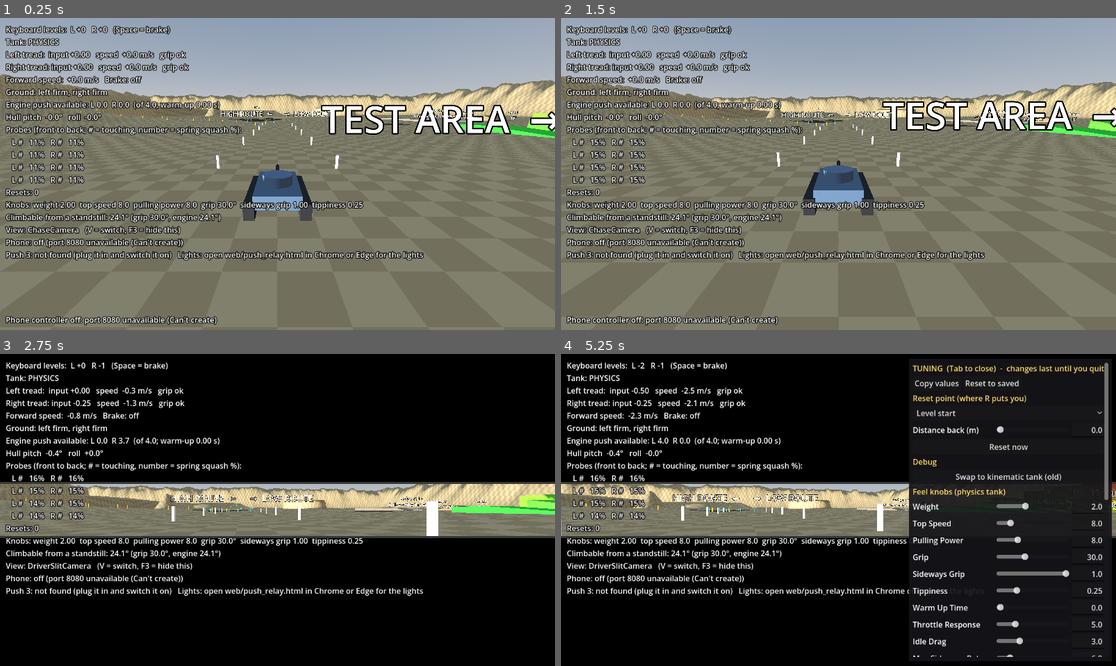
Above: before the commit, frames 1-4 (two rows, left to right).
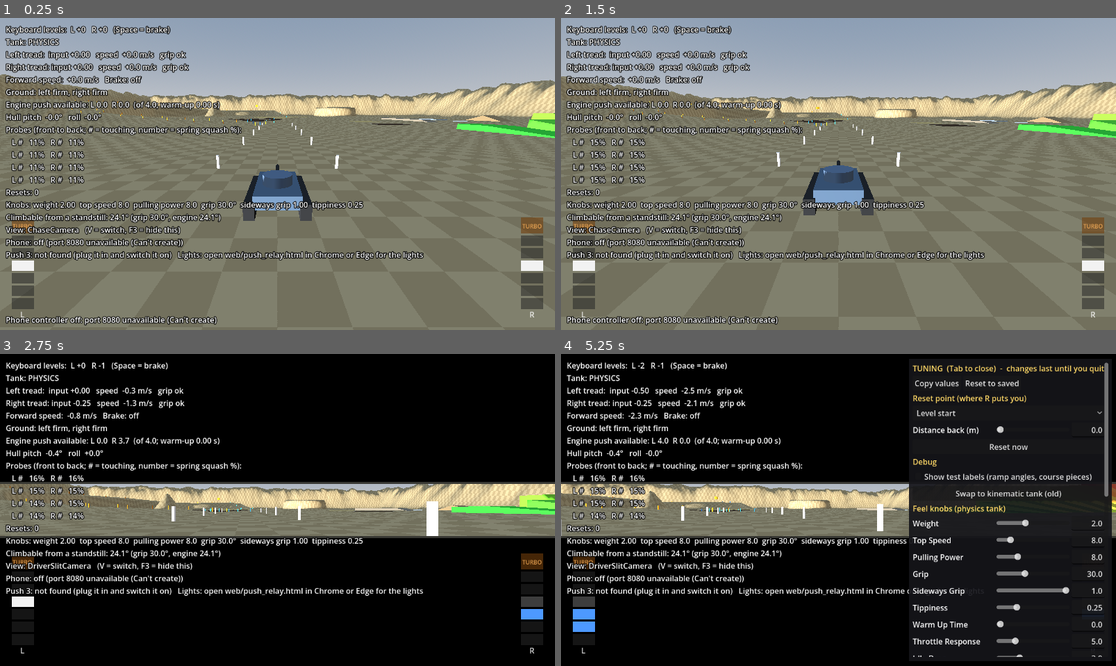
Above: after the commit, the same moments.

Repository: Kickpunch3r/tank-game
Game: Godot game, scene res://levels/proving_ground/proving_ground.tscn
Two runs of this game, one before a commit and one after it. Both use one fixed random seed, a clock stepped at 60 frames per second and the inputs below.
Inputs (mouse positions are in pixels of both pictures, inside the frame that each line leads up to):
- Up to frame 1 (0.25 s): no input
- Up to frame 2 (1.5 s): move the mouse to (960, 158) at 0.52 s; hold Down (driver_right_back) 0.53-1.25 s; hold Space (driver_all_stop) 0.53-1.25 s; click (960, 158) at 0.67 s; drag from (727, 189) to (810, 236) at 1.27 s
- Up to frame 3 (2.75 s): move the mouse to (333, 441) at 2.02 s; hold Down (driver_right_back) from 2.03 s (still down); hold V (view_toggle) from 2.03 s (still down); click (333, 441) at 2.17 s
- Up to frame 4 (5.25 s): release Down (driver_right_back) at 2.75 s; release V (view_toggle) at 2.75 s; drag from (810, 572) to (672, 463) at 2.77 s; move the mouse to (1005, 556) at 3.52 s; hold S (driver_left_back) 3.53-4.25 s; tap T at 3.6 s; click (1005, 556) at 3.67 s; drag from (672, 463) to (755, 432) at 4.27 s; move the mouse to (866, 510) at 5.02 s; hold S (driver_left_back) from 5.03 s (still down); hold Tab (tuning_panel_toggle) from 5.03 s (still down); click (866, 510) at 5.17 s

The runs differ from the first frame. In frame 1, 4.1% of the frame differs, in the area x 2-100%, y 27-96%; in frame 2, 4.1%; in frame 3, 1.1%; in frame 4, 3.6%.

Commit message:
Throttle bars with TURBO, gold goal cube, floating text removed
- Throttle bars (ThrottleDisplay, in the player rig, above the slit mask
  so they show in both views): 7 notches per tread from the active tank's
  station (keyboard, phone, Push 3); the top notch is drawn as TURBO with a
  flicker and little flames (look only: no extra power); BRAKE in red.
- A big gold cube turns and bobs over the Proving Ground's goal
  (GoalCube node + ObjectiveMarker script).
- Route signs removed. Ramp and course-piece labels start hidden; the Tab
  panel's Debug section has "Show test labels" (TestLabels group).
- Tests: throttle levels, layer above the slit, nearest notch; labels
  tick box; no floating text showing; gold cube over the goal. A panel
  test's "click outside" point moved so the taller panel can't cover it.
  234 pass. README, NOTES and SUBMISSION_FACTS.md updated.

Co-Authored-By: Claude Opus 5.5 <noreply@anthropic.com>
Claude-Session: https://claude.ai/code/session_01Pm55gMUn29kyQtMtoJuZst

Diff:
--- a/levels/proving_ground/proving_ground.tscn
+++ b/levels/proving_ground/proving_ground.tscn
@@ -8,6 +8,7 @@
 [ext_resource type="Script" path="res://scripts/slope_ladder.gd" id="6_ladder"]
 [ext_resource type="Script" path="res://scripts/comparison_features.gd" id="7_features"]
 [ext_resource type="Script" path="res://levels/proving_ground/route_markers.gd" id="8_markers"]
+[ext_resource type="Script" path="res://scripts/objective_marker.gd" id="9_objective"]
 
 [sub_resource type="ProceduralSkyMaterial" id="SkyMaterial_main"]
 
@@ -28,6 +29,18 @@
 [sub_resource type="PlaneMesh" id="PlaneMesh_water"]
 material = SubResource("Material_water")
 size = Vector2(440, 376)
+
+[sub_resource type="StandardMaterial3D" id="Material_gold"]
+albedo_color = Color(1, 0.78, 0.2, 1)
+metallic = 0.8
+roughness = 0.25
+emission_enabled = true
+emission = Color(1, 0.7, 0.15, 1)
+emission_energy_multiplier = 0.6
+
+[sub_resource type="BoxMesh" id="BoxMesh_goal"]
+material = SubResource("Material_gold")
+size = Vector3(3, 3, 3)
 
 [node name="ProvingGround" type="Node3D"]
 script = ExtResource("1_level_root")
@@ -68,3 +81,8 @@
 [node name="RouteMarkers" type="Node3D" parent="." node_paths=PackedStringArray("level_terrain")]
 script = ExtResource("8_markers")
 level_terrain = NodePath("../LevelTerrain")
+
+[node name="GoalCube" type="MeshInstance3D" parent="."]
+transform = Transform3D(1, 0, 0, 0, 1, 0, 0, 0, 1, -40, 18, -145)
+mesh = SubResource("BoxMesh_goal")
+script = ExtResource("9_objective")
--- a/levels/proving_ground/route_markers.gd
+++ b/levels/proving_ground/route_markers.gd
@@ -2,7 +2,7 @@
 extends Node3D
 ## Marks the Proving Ground's routes on the ground: a short post on each side
 ## of the path every few metres (orange for the high route, blue for the low
-## route, white for the road), and signs at the spawn, the fork and the goal.
+## route, white for the road).
 ## Built from the level's plan (ProvingGroundLayout) when the ground is built,
 ## and again whenever it is rebuilt.
 
@@ -29,12 +29,9 @@
 	_mark_route(ProvingGroundLayout.ROAD, ROAD_COLOUR, ProvingGroundLayout.PATH_WIDTH)
 	_mark_route(ProvingGroundLayout.HIGH_ROUTE, HIGH_COLOUR, ProvingGroundLayout.PATH_WIDTH)
 	_mark_route(ProvingGroundLayout.LOW_ROUTE, LOW_COLOUR, ProvingGroundLayout.PATH_WIDTH)
-	_sign("TEST AREA  →", ProvingGroundLayout.SPAWN + Vector2(14.0, -6.0))
-	_sign("HIGH ROUTE  ←      →  LOW ROUTE", ProvingGroundLayout.FORK + Vector2(0.0, -4.0))
-	_sign("GOAL", ProvingGroundLayout.GOAL)
 
 
-## Posts on both sides of a route, skipping the fork's crowded start.
+## Posts on both sides of a route.
 func _mark_route(route: Array[Vector3], colour: Color, width: float) -> void:
 	var material := StandardMaterial3D.new()
 	material.albedo_color = colour
@@ -61,16 +58,5 @@
 				add_child(post)
 
 
-func _sign(text: String, where: Vector2) -> void:
-	var label := Label3D.new()
-	label.text = text
-	label.billboard = BaseMaterial3D.BILLBOARD_ENABLED
-	label.font_size = 160
-	label.outline_size = 24
-	label.pixel_size = 0.02
-	label.position = Vector3(where.x, _ground(where) + 5.0, where.y)
-	add_child(label)
-
-
 func _ground(where: Vector2) -> float:
 	return level_terrain.height_at(Vector3(where.x, 0.0, where.y))
--- a/scenes/player_rig.tscn
+++ b/scenes/player_rig.tscn
@@ -12,6 +12,7 @@
 [ext_resource type="Script" path="res://scripts/player_rig.gd" id="14_rig"]
 [ext_resource type="Script" path="res://scripts/push/push_controller.gd" id="15_push_controller"]
 [ext_resource type="Script" path="res://scripts/push/push_light_sender.gd" id="16_push_lights"]
+[ext_resource type="Script" path="res://scripts/throttle_display.gd" id="17_throttle"]
 
 [node name="PlayerRig" type="Node3D" node_paths=PackedStringArray("tanks", "chase_camera", "view_switcher", "debug_hud", "tuning_panel", "controller_server")]
 script = ExtResource("14_rig")
@@ -67,3 +68,7 @@
 [node name="PushLightSender" type="Node" parent="." node_paths=PackedStringArray("rig")]
 script = ExtResource("16_push_lights")
 rig = NodePath("..")
+
+[node name="ThrottleDisplay" type="CanvasLayer" parent="." node_paths=PackedStringArray("rig")]
+script = ExtResource("17_throttle")
+rig = NodePath("..")
--- a/scripts/comparison_features.gd
+++ b/scripts/comparison_features.gd
@@ -159,4 +159,5 @@
 	label.outline_size = 24
 	label.pixel_size = 0.015
 	label.position = where
+	TestLabels.add(label)
 	body.add_child(label)
--- /dev/null
+++ b/scripts/objective_marker.gd
@@ -0,0 +1,27 @@
+class_name ObjectiveMarker
+extends Node3D
+## Marks an objective so it can be seen from far away: put it on the marker
+## (e.g. the big gold cube over the Proving Ground's goal). It turns slowly and
+## bobs up and down around where it was placed.
+
+## Turning speed, in degrees per second.
+@export var turn_speed: float = 30.0
+
+## How far it bobs above and below its place, in metres.
+@export var bob_height: float = 0.6
+
+## Seconds for one bob up and down.
+@export var bob_seconds: float = 3.0
+
+var _home_height: float = 0.0
+var _time: float = 0.0
+
+
+func _ready() -> void:
+	_home_height = position.y
+
+
+func _process(delta: float) -> void:
+	_time += delta
+	rotate_y(deg_to_rad(turn_speed) * delta)
+	position.y = _home_height + bob_height * sin(TAU * _time / maxf(bob_seconds, 0.1))
--- a/scripts/slope_ladder.gd
+++ b/scripts/slope_ladder.gd
@@ -182,6 +182,7 @@
 	label.outline_size = 24
 	label.pixel_size = 0.015
 	label.position = local_base + Vector3(0.0, 4.0, 3.0)
+	TestLabels.add(label)
 	body.add_child(label)
 
 
--- /dev/null
+++ b/scripts/test_labels.gd
@@ -0,0 +1,28 @@
+class_name TestLabels
+extends RefCounted
+## The floating labels on the test pieces (ramp angles, the ledge strip, steps
+## and crest). They start hidden; the Tab panel's Debug section has a tick box
+## to show them.
+
+const GROUP: StringName = &"test_labels"
+
+
+## Put a new label in the group, hidden to start with.
+static func add(label: Label3D) -> void:
+	label.add_to_group(GROUP)
+	label.visible = false
+
+
+static func set_shown(tree: SceneTree, shown: bool) -> void:
+	for node: Node in tree.get_nodes_in_group(GROUP):
+		(node as Node3D).visible = shown
+
+
+## True if the labels are showing (worked out from the labels themselves).
+static func are_shown(tree: SceneTree) -> bool:
+	var first: Node = tree.get_first_node_in_group(GROUP)
+	return first != null and (first as Node3D).visible
+
+
+static func exist(tree: SceneTree) -> bool:
+	return tree.get_first_node_in_group(GROUP) != null
--- /dev/null
+++ b/scripts/throttle_display.gd
@@ -0,0 +1,154 @@
+class_name ThrottleDisplay
+extends CanvasLayer
+## Two simple throttle bars, bottom-left and bottom-right of the screen: one
+## per tread, with its 7 notches (3 forward, stop, 3 back). The lit notches show
+## where the lever is. The top notch is TURBO: drawn bigger, in orange, and it
+## flickers with little flames while engaged. (Turbo is the look of the full
+## level; it pushes no harder than before.)
+##
+## It shows what the active tank is actually being told (its DriverStation),
+## so it follows the keyboard, the phone and the Push 3. It sits above the
+## driver's slit mask, so it shows in both views.
+
+## The rig, to find the tank being driven.
+@export var rig: PlayerRig
+
+## Distance from the bottom of the screen, in pixels (leaves room for the
+## phone status line).
+@export var bottom_margin: float = 44.0
+
+## Distance from the left and right edges, in pixels.
+@export var side_margin: float = 24.0
+
+const NOTCH_WIDTH: float = 46.0
+const NOTCH_HEIGHT: float = 22.0
+const TURBO_HEIGHT: float = 34.0
+const GAP: float = 4.0
+
+const DIM := Color(0.15, 0.15, 0.15, 0.55)
+const ZERO_DIM := Color(0.4, 0.4, 0.4, 0.6)
+const FORWARD := Color(0.3, 0.9, 0.35)
+const REVERSE := Color(0.3, 0.6, 1.0)
+const STOPPED := Color(0.95, 0.95, 0.95)
+const TURBO := Color(1.0, 0.55, 0.1)
+const TURBO_DIM := Color(0.45, 0.25, 0.05, 0.6)
+const BRAKE := Color(1.0, 0.2, 0.15)
+
+var _canvas: Control
+var _time: float = 0.0
+
+
+func _ready() -> void:
+	# Above the slit mask (5), below the debug display (10) and Tab panel (20).
+	layer = 6
+	_canvas = Control.new()
+	_canvas.name = "Bars"
+	_canvas.set_anchors_preset(Control.PRESET_FULL_RECT)
+	_canvas.mouse_filter = Control.MOUSE_FILTER_IGNORE
+	_canvas.draw.connect(_draw_bars)
+	add_child(_canvas)
+
+
+func _process(delta: float) -> void:
+	_time += delta
+	# Redrawn from the station's state every frame.
+	_canvas.queue_redraw()
+
+
+## Each lever's level, from -3 (full back) to 3 (turbo): x = left, y = right.
+func levels() -> Vector2i:
+	var station: DriverStation = _station()
+	if station == null:
+		return Vector2i.ZERO
+	return Vector2i(level_for(station.left_tread), level_for(station.right_tread))
+
+
+## True while the brake is held.
+func braking() -> bool:
+	var station: DriverStation = _station()
+	return station != null and station.brake
+
+
+## The nearest notch to a lever value (a gamepad stick can sit between notches).
+static func level_for(value: float) -> int:
+	var best: int = 0
+	var best_gap: float = INF
+	for level: int in range(-TreadLevels.MAX_LEVEL, TreadLevels.MAX_LEVEL + 1):
+		var gap: float = absf(TreadLevels.value_for(level) - value)
+		if gap < best_gap:
+			best_gap = gap
+			best = level
+	return best
+
+
+func _station() -> DriverStation:
+	if rig == null or not is_instance_valid(rig.active_tank):
+		return null
+	return rig.active_tank.get(&"driver_station") as DriverStation
+
+
+func _draw_bars() -> void:
+	var current: Vector2i = levels()
+	var bottom: float = _canvas.size.y - bottom_margin
+	_draw_bar(Vector2(side_margin, bottom), current.x, "L")
+	_draw_bar(Vector2(_canvas.size.x - side_margin - NOTCH_WIDTH, bottom), current.y, "R")
+
+
+## One bar, its bottom-left corner at `corner`.
+func _draw_bar(corner: Vector2, level: int, side_name: String) -> void:
+	var font: Font = ThemeDB.fallback_font
+	var y: float = corner.y
+	# From full back (bottom) to turbo (top).
+	for notch: int in range(-TreadLevels.MAX_LEVEL, TreadLevels.MAX_LEVEL + 1):
+		var turbo: bool = notch == TreadLevels.MAX_LEVEL
+		var height: float = TURBO_HEIGHT if turbo else NOTCH_HEIGHT
+		y -= height
+		var rect := Rect2(corner.x, y, NOTCH_WIDTH, height)
+		_canvas.draw_rect(rect, _notch_colour(notch, level))
+		if turbo:
+			var engaged: bool = level == TreadLevels.MAX_LEVEL
+			var text_colour: Color = Color(0.1, 0.05, 0.0) if engaged else Color(1.0, 0.7, 0.35, 0.8)
+			_canvas.draw_string(font, Vector2(rect.position.x, rect.position.y + height * 0.68), "TURBO",
+					HORIZONTAL_ALIGNMENT_CENTER, NOTCH_WIDTH, 12, text_colour)
+			if engaged:
+				_draw_flames(Vector2(rect.position.x, rect.position.y))
+		y -= GAP
+	# The side's name under the bar, and BRAKE over it while braking.
+	_canvas.draw_string(font, Vector2(corner.x, corner.y + 18.0), side_name,
+			HORIZONTAL_ALIGNMENT_CENTER, NOTCH_WIDTH, 16, Color(1, 1, 1, 0.85))
+	if braking():
+		_canvas.draw_string(font, Vector2(corner.x - 10.0, y - 6.0), "BRAKE",
+				HORIZONTAL_ALIGNMENT_CENTER, NOTCH_WIDTH + 20.0, 16, BRAKE)
+
+
+## Lit from the stop notch up (or down) to the lever's level, like a meter.
+func _notch_colour(notch: int, level: int) -> Color:
+	var turbo: bool = notch == TreadLevels.MAX_LEVEL
+	if braking():
+		return BRAKE if notch == 0 else (TURBO_DIM if turbo else DIM)
+	if notch == 0:
+		return STOPPED if level == 0 else ZERO_DIM
+	var lit: bool = (level > 0 and notch > 0 and notch <= level) or (level < 0 and notch < 0 and notch >= level)
+	if turbo:
+		if not lit:
+			return TURBO_DIM
+		# Engaged: a quick flicker in brightness.
+		var flicker: float = 0.85 + 0.15 * sin(_time * 25.0) * sin(_time * 7.0)
+		return Color(TURBO.r * flicker + (1.0 - flicker), TURBO.g * flicker, TURBO.b, 1.0)
+	if not lit:
+		return DIM
+	return FORWARD if notch > 0 else REVERSE
+
+
+## Three little flames dancing on top of the turbo notch.
+func _draw_flames(top_left: Vector2) -> void:
+	for index: int in 3:
+		var centre_x: float = top_left.x + NOTCH_WIDTH * (0.25 + 0.25 * index)
+		var height: float = 10.0 + 7.0 * absf(sin(_time * (9.0 + index * 3.0) + index * 1.7))
+		var half_width: float = 6.0
+		var points := PackedVector2Array([
+			Vector2(centre_x - half_width, top_left.y - 1.0),
+			Vector2(centre_x + half_width, top_left.y - 1.0),
+			Vector2(centre_x, top_left.y - 1.0 - height),
+		])
+		_canvas.draw_colored_polygon(points, TURBO if index != 1 else Color(1.0, 0.85, 0.3))
--- a/scripts/tuning_panel.gd
+++ b/scripts/tuning_panel.gd
@@ -39,6 +39,8 @@
 var _panel: PanelContainer
 ## The debug button that swaps tanks (null when there is only one tank).
 var swap_button: Button
+## The debug tick box that shows the test labels (null when there are none).
+var labels_box: CheckBox
 # Value at the start of the game, by target and property (see _saved_key):
 # {"target": Object, "property": StringName, "value": Variant}.
 var _saved_values: Dictionary = {}
@@ -232,7 +234,7 @@
 	list.add_child(buttons)
 
 	_build_reset_point(list)
-	_build_tank_swap(list)
+	_build_debug(list)
 
 	var current_group: String = ""
 	for index: int in _settings.size():
@@ -243,14 +245,26 @@
 		list.add_child(_setting_row(index))
 
 
-## Debug: swap between the physics tank and the old kinematic tank (kept for
-## comparison). Only shown when the panel is in a player rig with two tanks.
-func _build_tank_swap(list: VBoxContainer) -> void:
+## Debug section: show or hide the test pieces' labels, and swap between the
+## physics tank and the old kinematic tank (kept for comparison).
+func _build_debug(list: VBoxContainer) -> void:
+	swap_button = null
+	labels_box = null
 	var rig := get_parent() as PlayerRig
-	if rig == null or rig.tanks.size() < 2:
-		swap_button = null
+	var can_swap: bool = rig != null and rig.tanks.size() >= 2
+	if not can_swap and not TestLabels.exist(get_tree()):
 		return
 	list.add_child(_heading("Debug"))
+	if TestLabels.exist(get_tree()):
+		labels_box = CheckBox.new()
+		labels_box.text = "Show test labels (ramp angles, course pieces)"
+		labels_box.focus_mode = Control.FOCUS_NONE
+		# Shown as the labels are now (rebuilt from state).
+		labels_box.button_pressed = TestLabels.are_shown(get_tree())
+		labels_box.toggled.connect(func(on: bool) -> void: TestLabels.set_shown(get_tree(), on))
+		list.add_child(labels_box)
+	if not can_swap:
+		return
 	var text: String = "Swap to kinematic tank (old)" if tank is PhysicsTank else "Swap back to physics tank"
 	# Deferred: the swap rebuilds this panel, button included.
 	swap_button = _button(text, func() -> void: rig.swap_tank.call_deferred())
--- a/tests/panel_tests.gd
+++ b/tests/panel_tests.gd
@@ -45,6 +45,7 @@
 			is_equal_approx(tank.tuning.max_tread_speed, 10.0) and is_equal_approx(slit.slit_height, 0.18))
 
 	await _wheel_and_typing_tests(panel, tank)
+	_test_labels_box(panel)
 
 	# Reset point.
 	var index_30: int = _ramp_index(ladder, 30.0)
@@ -64,6 +65,21 @@
 
 	await _air_and_landing_tests()
 	await _engine_power_tests()
+
+
+## The test pieces' floating labels start hidden; the Debug tick box shows them.
+func _test_labels_box(panel: TuningPanel) -> void:
+	var tree: SceneTree = runner.get_tree()
+	report.check("Test labels (ramp angles etc.) start hidden, tick box unticked",
+			TestLabels.exist(tree) and not TestLabels.are_shown(tree)
+			and panel.labels_box != null and not panel.labels_box.button_pressed)
+	panel.labels_box.button_pressed = true
+	var shown: bool = TestLabels.are_shown(tree)
+	panel.rebuild()
+	report.check("Ticking it shows them, and the panel remembers after a rebuild",
+			shown and panel.labels_box.button_pressed)
+	panel.labels_box.button_pressed = false
+	report.check("Unticking hides them again", not TestLabels.are_shown(tree))
 
 
 func _wheel_and_typing_tests(panel: TuningPanel, tank: Tank) -> void:
@@ -116,7 +132,8 @@
 	field.grab_focus()
 	await _tap_key(KEY_W)
 	report.check("While typing, W doesn't drive the tank", keyboard.left_level == 0)
-	await _send_mouse(MOUSE_BUTTON_LEFT, Vector2(20.0, 400.0))
+	# Far away from the panel (in any window size), so it is never on a box.
+	await _send_mouse(MOUSE_BUTTON_LEFT, Vector2(20.0, 4000.0))
 	report.check("Clicking outside the box finishes typing", panel.get_viewport().gui_get_focus_owner() == null)
 	await _tap_key(KEY_W)
 	report.check("After typing, W drives again", keyboard.left_level == 1)
--- a/tests/proving_ground_tests.gd
+++ b/tests/proving_ground_tests.gd
@@ -67,7 +67,20 @@
 	report.check("Test area beside the spawn: 10 ramps and the ledge strip, steps and crest, on flat ground",
 			ladder.ramps.size() == 10 and flat and ladder.ramps[0].base_position.x - spawn.x < 80.0,
 			"nearest ramp %.0f m east of the spawn" % (ladder.ramps[0].base_position.x - spawn.x))
-	report.check("Route markers and signs are built", level.get_node(^"RouteMarkers").get_child_count() > 40)
+	var labels_3d: Array[Node] = level.find_children("*", "Label3D", true, false)
+	var shown: int = 0
+	for label: Node in labels_3d:
+		if (label as Label3D).is_visible_in_tree():
+			shown += 1
+	report.check("Route markers are built, and no floating text shows (test labels start hidden)",
+			level.get_node(^"RouteMarkers").get_child_count() > 40 and shown == 0 and not labels_3d.is_empty(),
+			"%d labels, %d showing" % [labels_3d.size(), shown])
+	var cube: Node3D = level.get_node(^"GoalCube")
+	var goal := ProvingGroundLayout.GOAL
+	report.check("A gold cube floats above the goal",
+			cube is ObjectiveMarker and Vector2(cube.global_position.x, cube.global_position.z).distance_to(goal) < 1.0
+			and cube.global_position.y > ProvingGroundLayout.GOAL_HEIGHT + 3.0,
+			"at %s" % cube.global_position)
 
 
 func _terrain_and_water() -> void:
--- a/tests/view_tests.gd
+++ b/tests/view_tests.gd
@@ -46,6 +46,8 @@
 		tank.reset_to_spawn()
 		await runner.wait_physics_frames(30)
 
+	await _throttle_display(tank)
+
 	report.check("Debug display shows at the start", hud.visible)
 	await _tap_key(KEY_F3)
 	report.check("F3 hides the debug display", not hud.visible)
@@ -61,3 +63,24 @@
 		Input.parse_input_event(event)
 		Input.flush_buffered_events()
 		await runner.wait_physics_frames(2)
+
+
+## The throttle bars follow the levers, mark the top level as turbo, and show
+## over the driver's slit too.
+func _throttle_display(tank: Tank) -> void:
+	var report: TestReport = runner.report
+	var display: ThrottleDisplay = runner.course.get_node(^"PlayerRig/ThrottleDisplay")
+	var keyboard: KeyboardDriverInput = tank.driver_station.get_node(^"KeyboardDriverInput")
+	var slit: DriverSlitCamera = tank.get_node(^"Visual/Hull/DriverSlitCamera")
+	keyboard.clear_levels()
+	for i: int in 3:
+		await _tap_key(KEY_W)
+	await _tap_key(KEY_DOWN)
+	report.check("Throttle bars show each lever's level (left turbo = 3, right one back = -1)",
+			display.levels() == Vector2i(3, -1), "levels %s" % display.levels())
+	report.check("Throttle bars sit above the driver's slit mask, so they show in both views",
+			display.visible and display.layer > (slit.get_node(^"SlitOverlay") as CanvasLayer).layer)
+	report.check("A lever between notches (a gamepad stick) shows the nearest notch",
+			ThrottleDisplay.level_for(0.9) == 3 and ThrottleDisplay.level_for(-0.3) == -1 and ThrottleDisplay.level_for(0.05) == 0)
+	keyboard.clear_levels()
+	await runner.wait_physics_frames(2)
Not shown, added: scripts/objective_marker.gd.uid
Not shown, added: scripts/test_labels.gd.uid
Not shown, added: scripts/throttle_display.gd.uid
Not shown, changed: NOTES.md
Not shown, changed: SUBMISSION_FACTS.md
